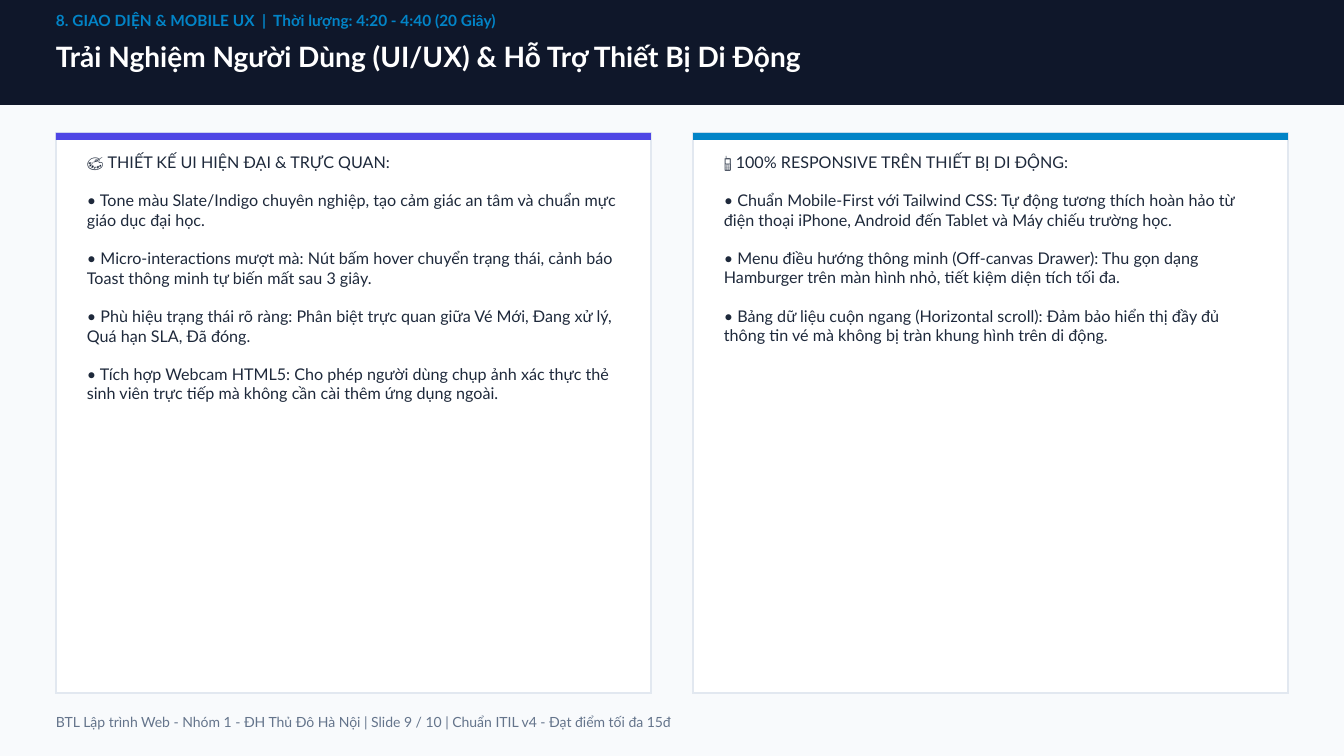
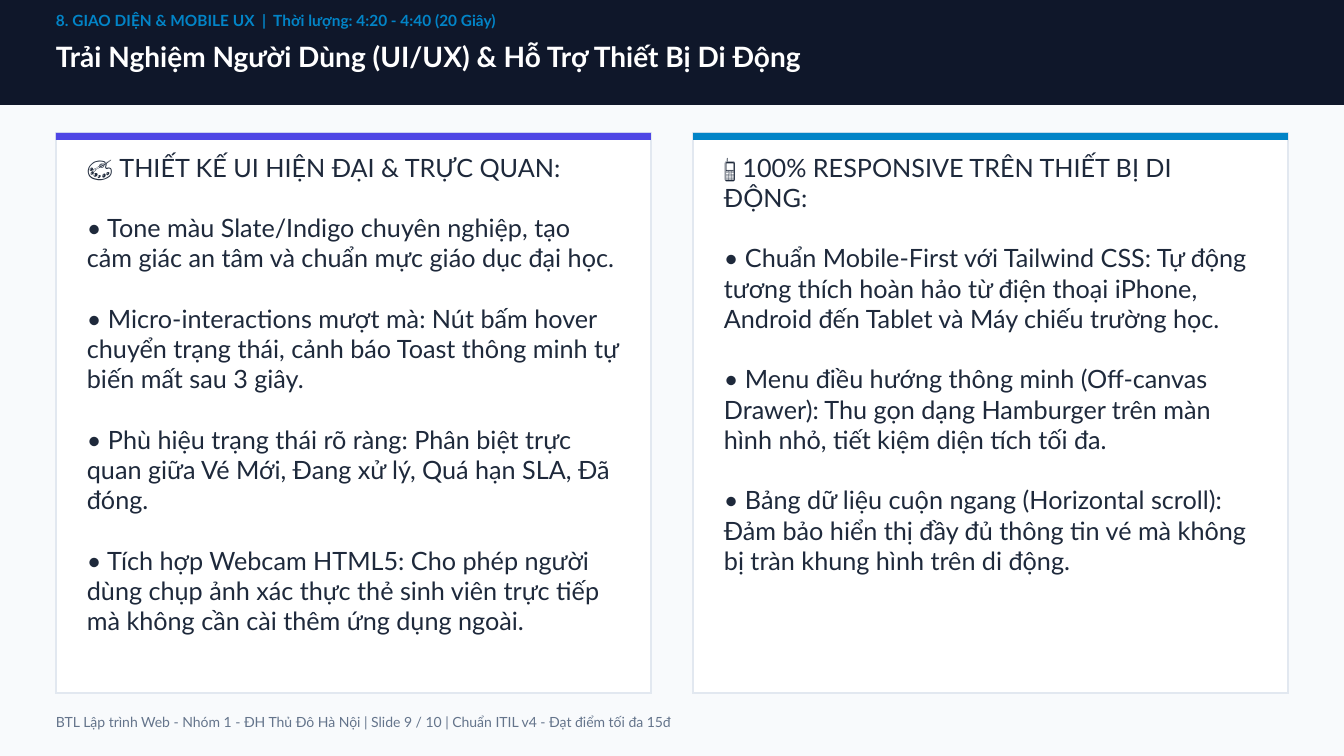
Before and after one commit to trlinhhhhcopp/bai-tap-lon-lap-trinh-web-nhom1, a slide deck: slide 8 of docs/Bao_Ve_BTL_Nhom1_Helpdesk_5Phut_15Diem.pptx (slide 9 before the commit). Drawn at 1344x756 pixels with LibreOffice and Linux fonts; fonts in the diff are those of the drawing. Boxes give left, top, right and bottom in pixels: in the first picture for what was removed or moved away, otherwise in the second. Text is boxed around its words. In the diff, an @@ line names an element or a change of style, - is before the commit and + after.

```diff
--- a/docs/Bao_Ve_BTL_Nhom1_Helpdesk_5Phut_15Diem.pptx
+++ b/docs/Bao_Ve_BTL_Nhom1_Helpdesk_5Phut_15Diem.pptx
@@ text "🎨 THIẾT KẾ UI HIỆN ..." at <box>87,155,619,635</box>: size 11.5 to 18 pt @@
@@ text "📱 100% RESPONSIVE TRÊN THIẾT ..." at <box>724,155,1247,570</box>: size 11.5 to 18 pt @@
```
Also in this commit, not shown: 7 other slides changed, 1 slide removed, 4 other files.
